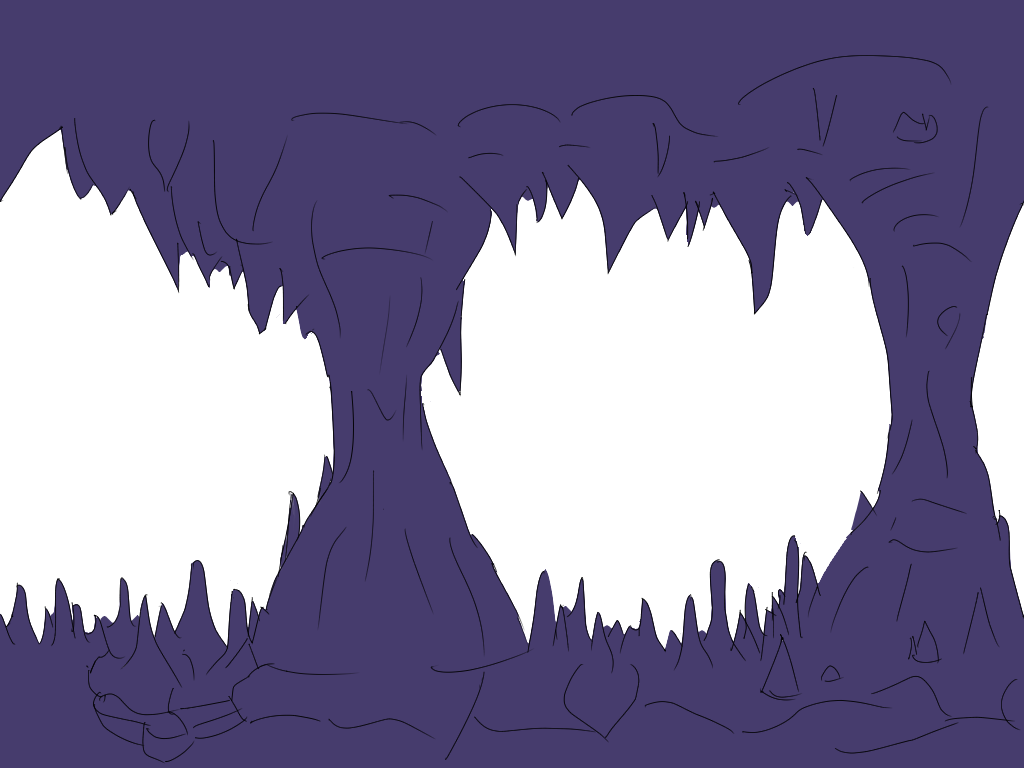
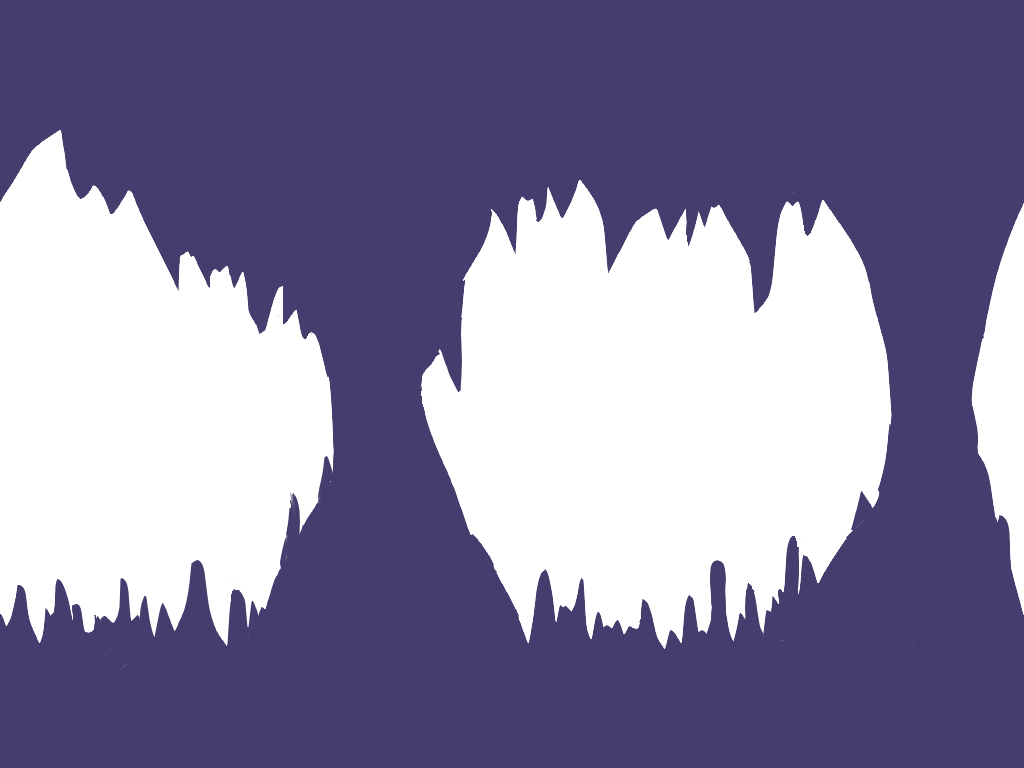
Two versions of the same layered image (1024px x 768px). Layer-by-layer changes:
hid "Layer 1" over (0, 55, 1024, 764)
hid "Paper", painted on it over (0, 55, 1024, 764)
